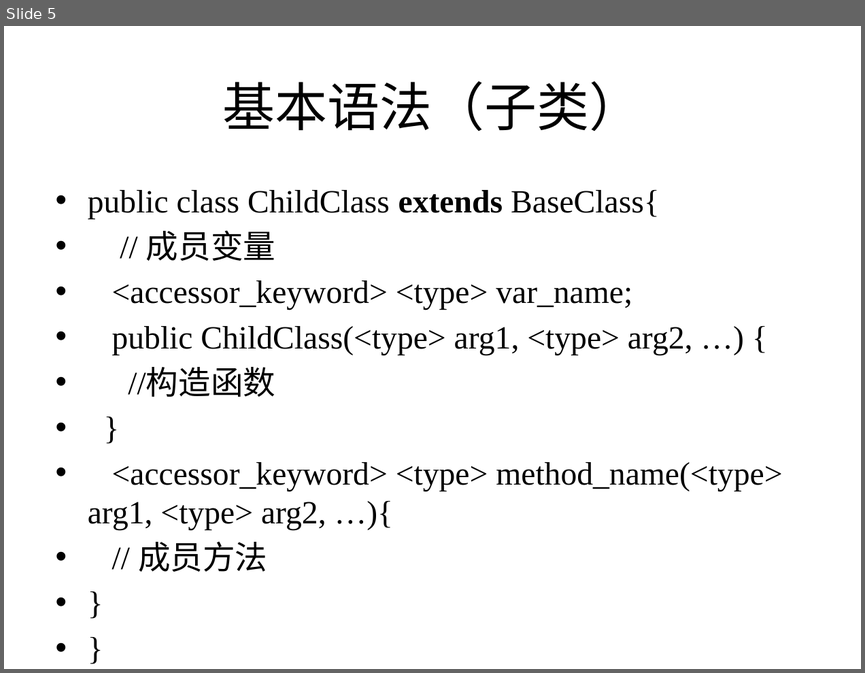
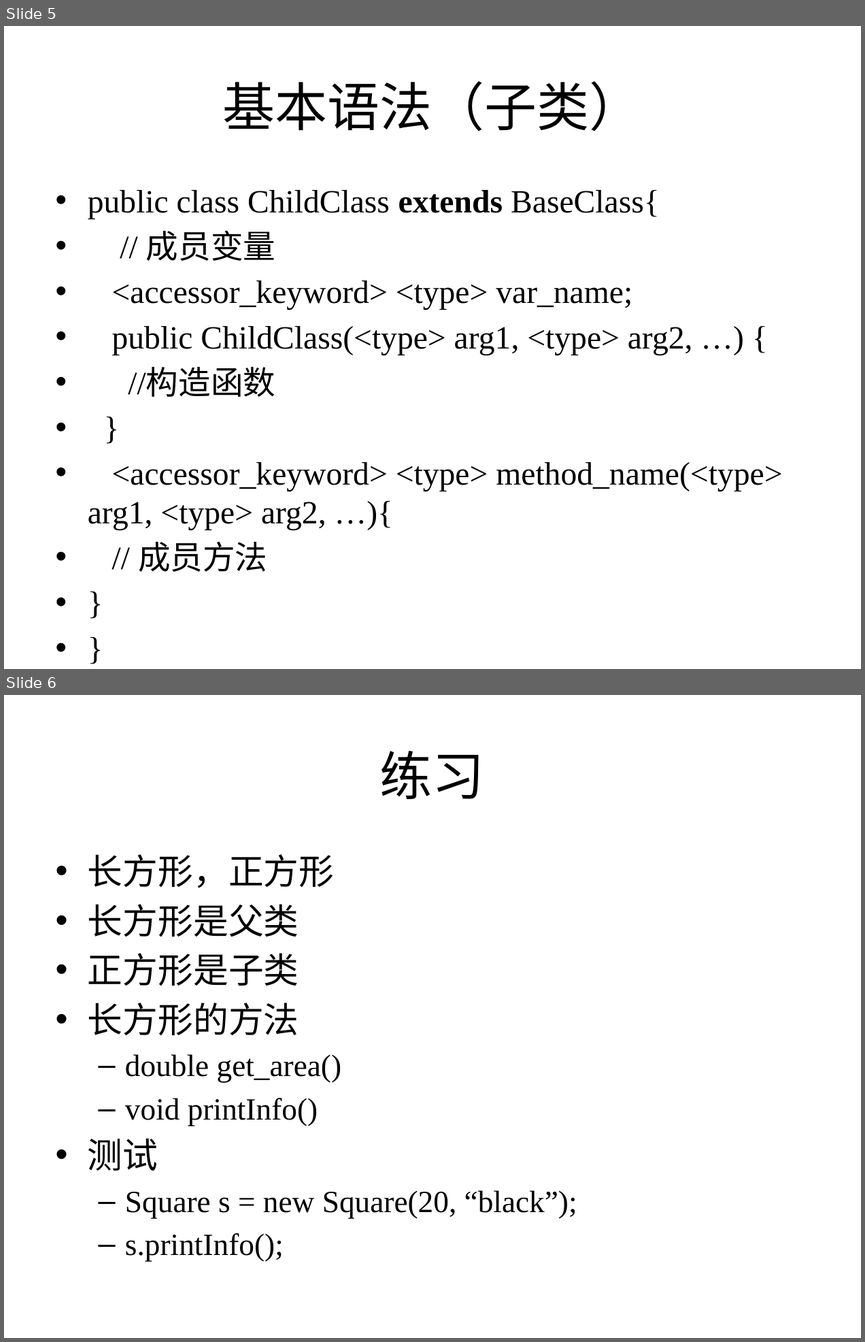
Before and after one commit to zhutao2015/JavaCourse, a slide deck: lesson4/class-inheritance.pptx. Shown one above the other, each under a label of ours: slide 5 before the commit, slides 5 and 6 after it. The pictures are 865x673 and 865x1342 pixels, drawn with LibreOffice and Linux fonts; fonts in the diff are those of the drawing. Boxes give left, top, right and bottom in pixels: in the first picture for what was removed or moved away, otherwise in the second. Text is boxed around its words. In the diff, an @@ line names an element or a change of style, - is before the commit and + after.

```diff
--- a/lesson4/class-inheritance.pptx
+++ b/lesson4/class-inheritance.pptx
@@ slide 6 added at <box>4,695,861,1338</box>, background #FFFFFF @@
@@ title added at <box>380,751,485,799</box>, 44 pt, text #000000 @@
+练习
@@ text added at <box>88,854,577,1261</box>, 25.9 pt, text #000000 @@
+• 长方形，正方形
+• 长方形是父类
+• 正方形是子类
+• 长方形的方法
+  – double get_area()
+  – void printInfo()
+• 测试
+  – Square s = new Square(20, “black”);
+  – s.printInfo();
```
Also in this commit, not shown: 1 other file.
